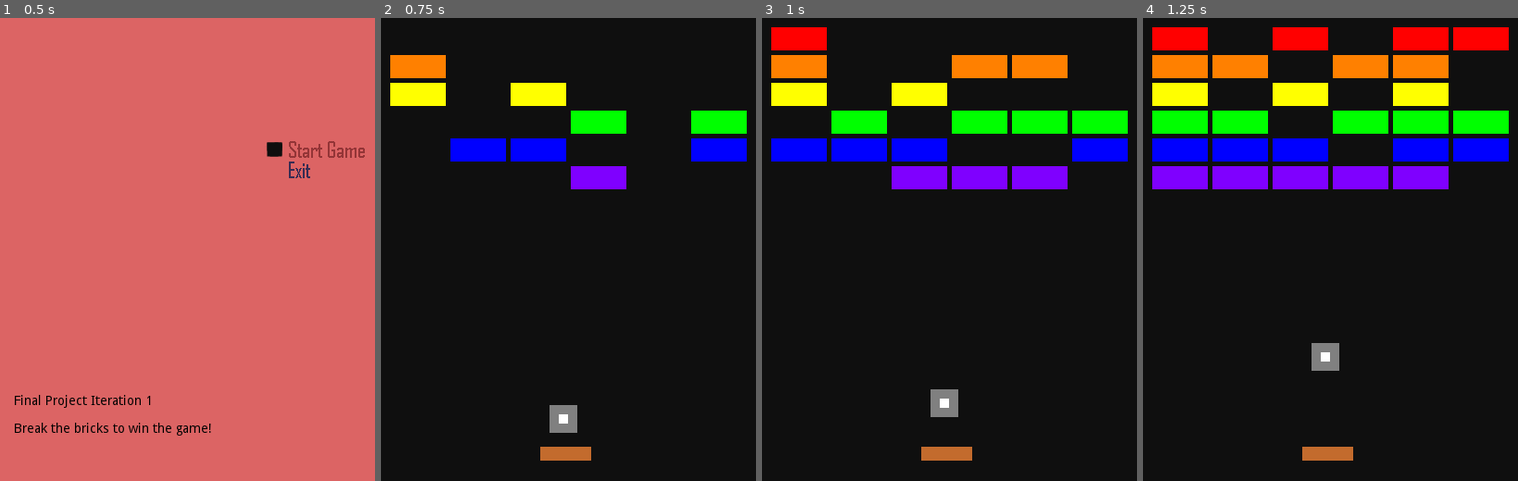
Above: before the commit, frames 1-4 (left to right).
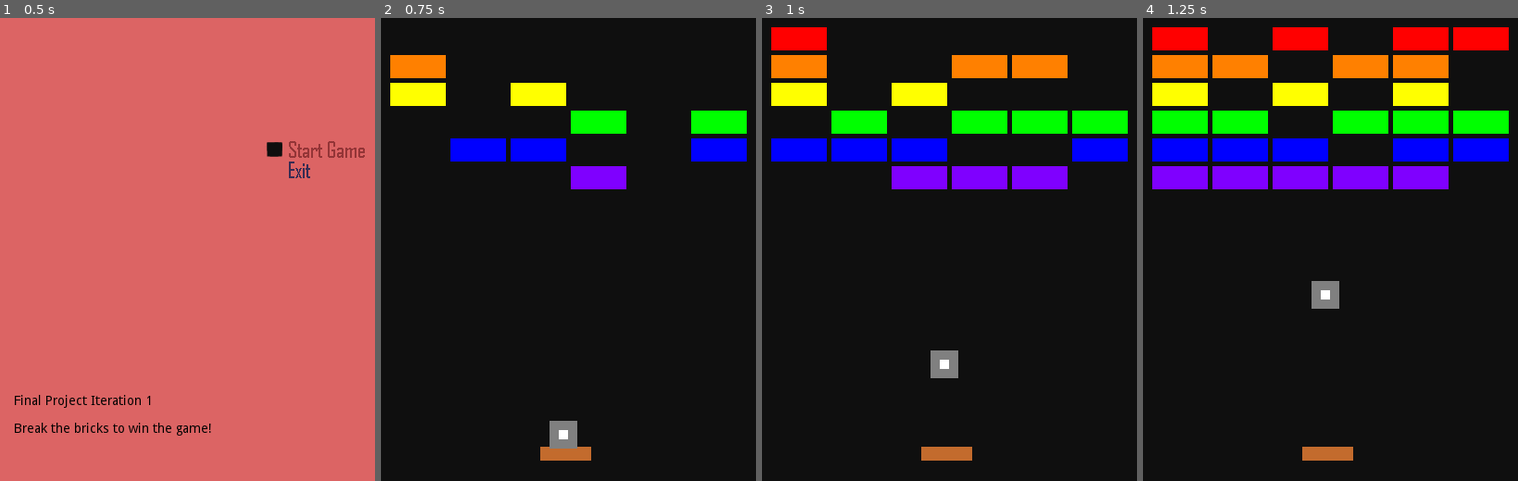
Above: after the commit, the same moments.

Repository: CodyMiner/FP-Breaker-Breaker
Game: Godot game, scene res://src/TitleScreen.tscn
Same seed, same stepped clock (60 frames per second), same inputs: the game is played once before the commit and once after it.
Inputs (mouse positions are in pixels of both pictures, inside the frame that each line leads up to):
- Up to frame 1 (0.5 s): no input
- Up to frame 2 (0.75 s): click (696, 147) at 0.5 s
- Up to frame 3 (1 s): no input
- Up to frame 4 (1.25 s): no input

Frame 1 is identical in both runs. In frame 2, 0.5% of the frame differs, in the area x 44-53%, y 83-93%; in frame 3, 0.9%, in the area x 44-53%, y 71-87%; in frame 4, 0.9%.

Commit message:
Speed up the ball

Diff:
--- a/project/src/Ball.tscn
+++ b/project/src/Ball.tscn
@@ -16,7 +16,7 @@
 gravity_scale = 0.0
 contacts_reported = 1
 contact_monitor = true
-linear_velocity = Vector2( 0, 200 )
+linear_velocity = Vector2( 0, 300 )
 linear_damp = 0.0
 script = ExtResource( 2 )
 
